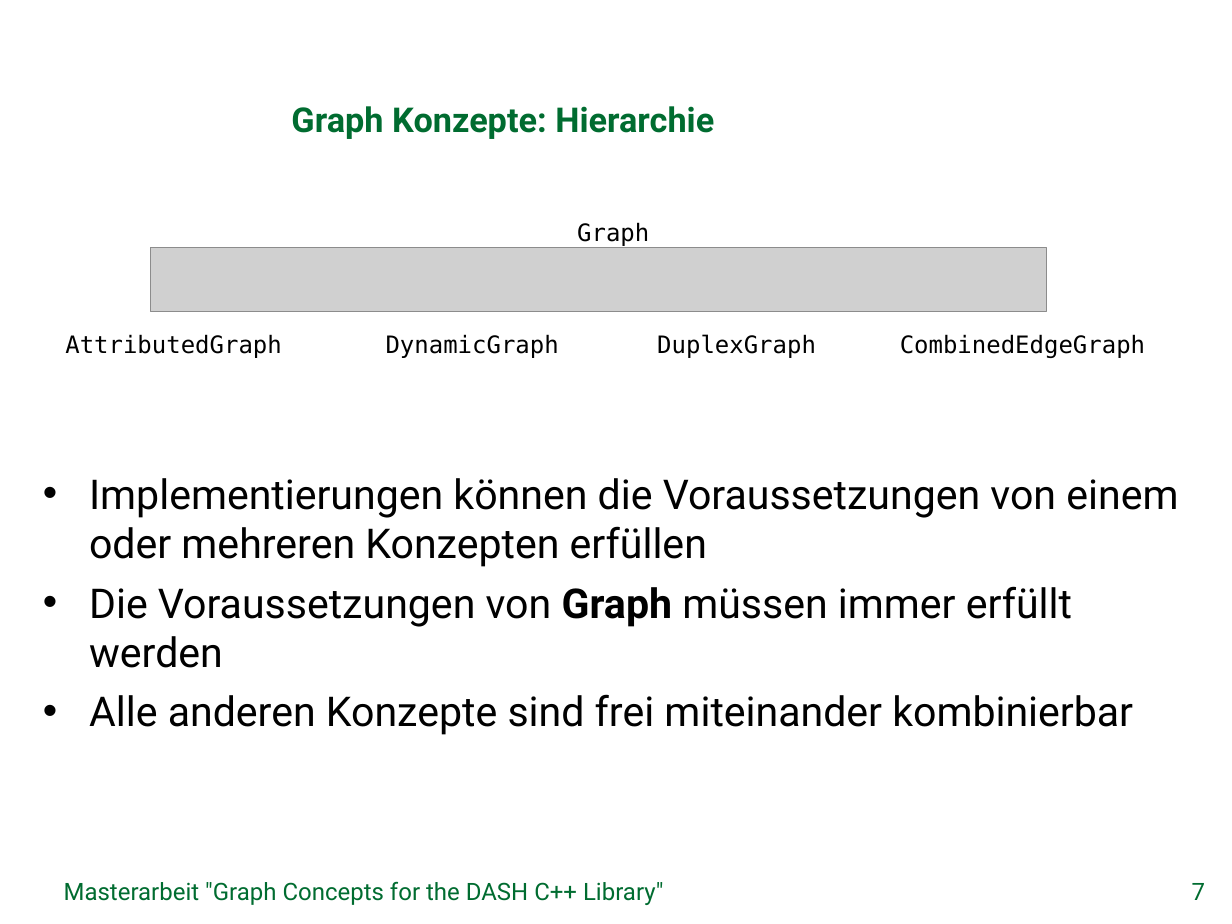
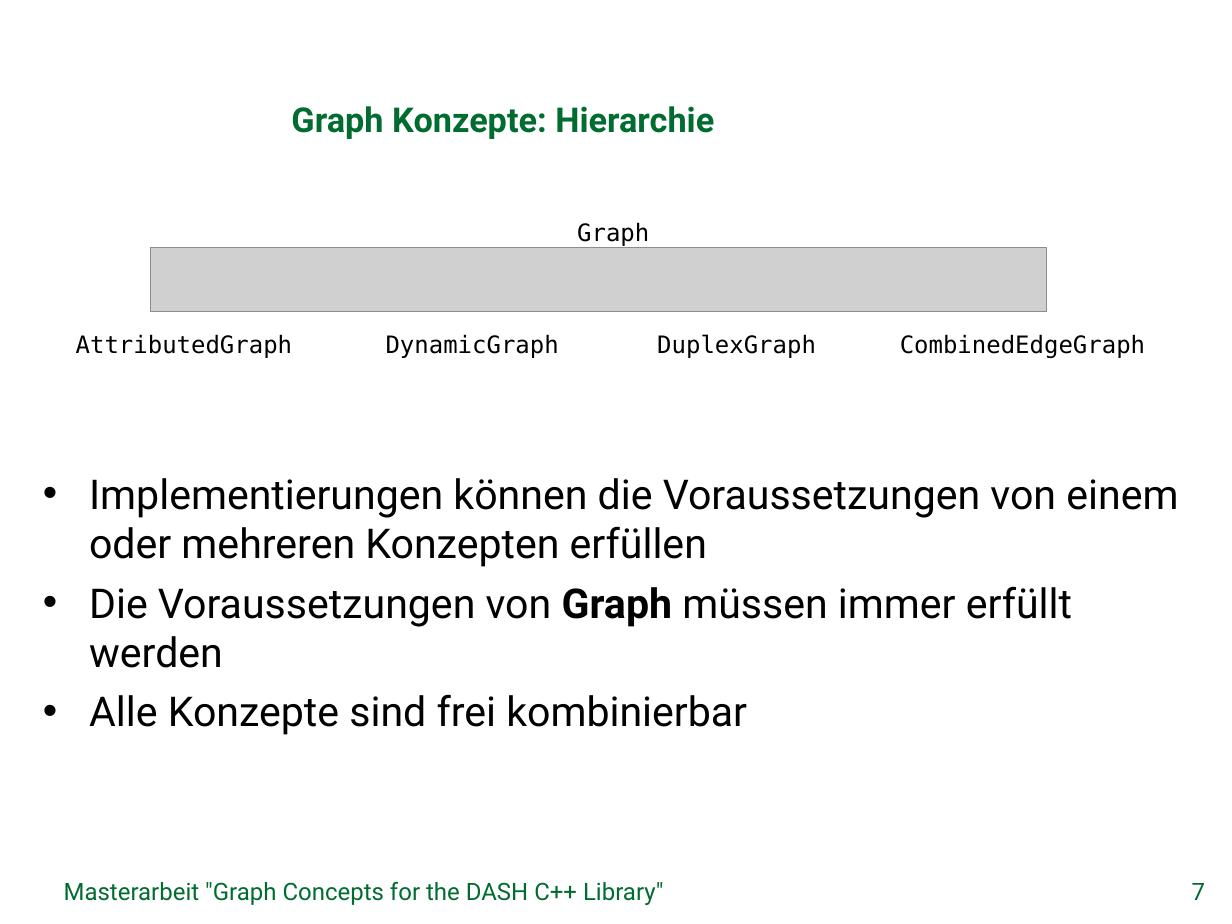
Before and after one commit to stiefn/dyn-data-structures-thesis, a slide deck: slide 7 of Folien/Abschlusssvortrag_Stefan_Effenberger.pptx. Drawn at 1232x924 pixels with LibreOffice and Linux fonts; fonts in the diff are those of the drawing; grey boxes stand for pictures; background and template pictures are left out. Boxes give left, top, right and bottom in pixels: in the first picture for what was removed or moved away, otherwise in the second. Text is boxed around its words. In the diff, an @@ line names an element or a change of style, - is before the commit and + after.

```diff
--- a/Folien/Abschlusssvortrag_Stefan_Effenberger.pptx
+++ b/Folien/Abschlusssvortrag_Stefan_Effenberger.pptx
@@ text "AttributedGraph": place and size @@
-text "AttributedGraph" at [65, 334, 281, 358]
+text "AttributedGraph" at [76, 334, 292, 358]
@@ text at [89, 694, 747, 735]: text changed @@
-• Alle anderen Konzepte sind frei miteinander kombinierbar
+• Alle Konzepte sind frei kombinierbar
```
Also in this commit, not shown: 9 other slides changed, 1 slide removed.
